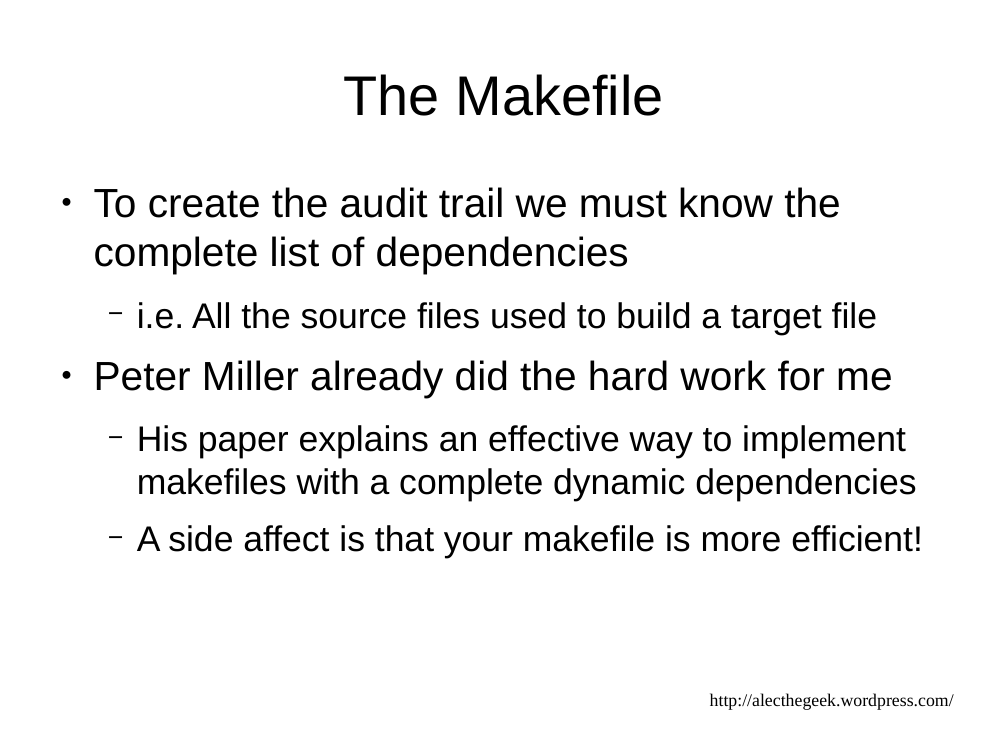
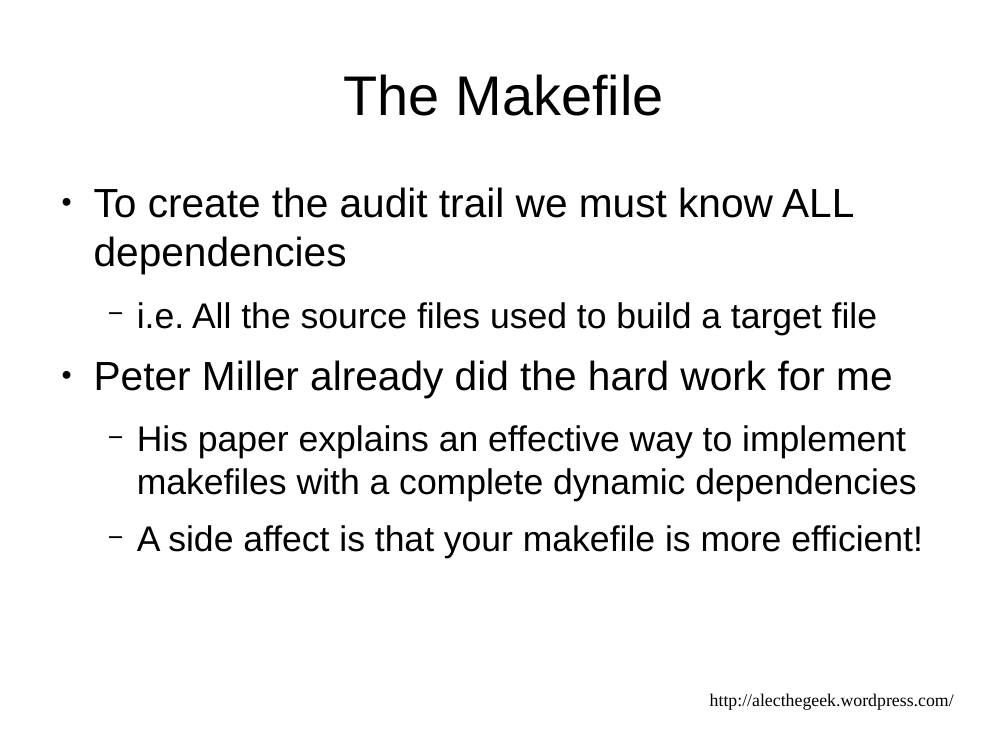
Before and after one commit to alecthegeek/gitbuilding, a slide deck: slide 21 of DevOpsDownUnderPresentation.odp. Drawn at 1008x756 pixels with LibreOffice and Linux fonts; fonts in the diff are those of the drawing. Boxes give left, top, right and bottom in pixels: in the first picture for what was removed or moved away, otherwise in the second. Text is boxed around its words. In the diff, an @@ line names an element or a change of style, - is before the commit and + after.

```diff
--- a/DevOpsDownUnderPresentation.odp
+++ b/DevOpsDownUnderPresentation.odp
@@ text at (94, 187, 854, 274): text changed @@
-● To create the audit trail we must know the complete list of dependencies
+● To create the audit trail we must know ALL dependencies
```
Also in this commit, not shown: 7 other slides changed, 2 slides added, 1 slide removed, 7 other files.
